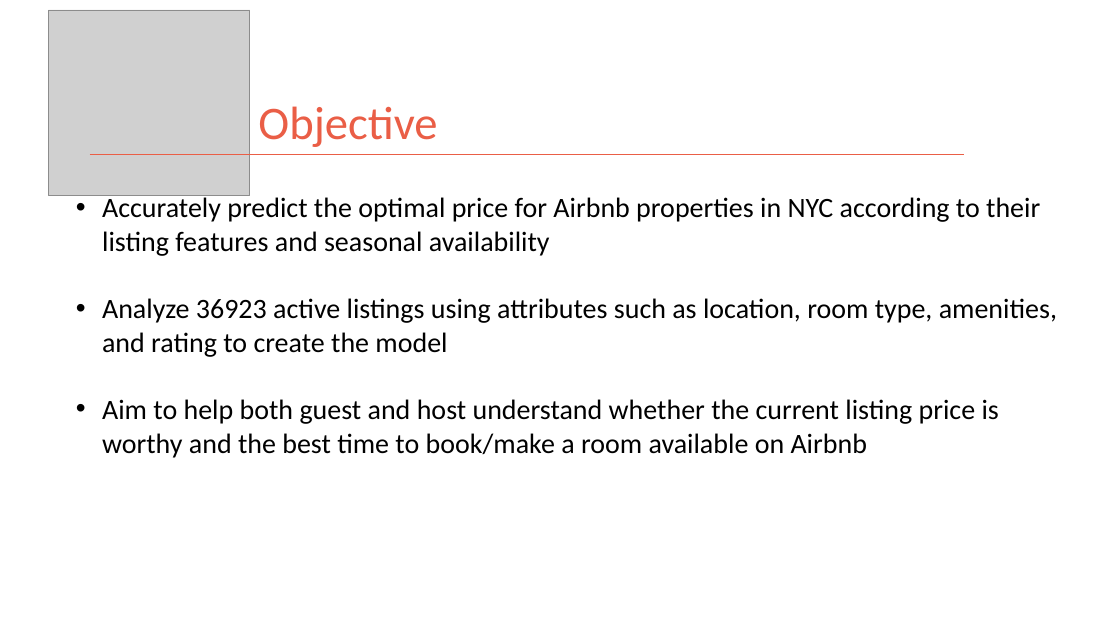
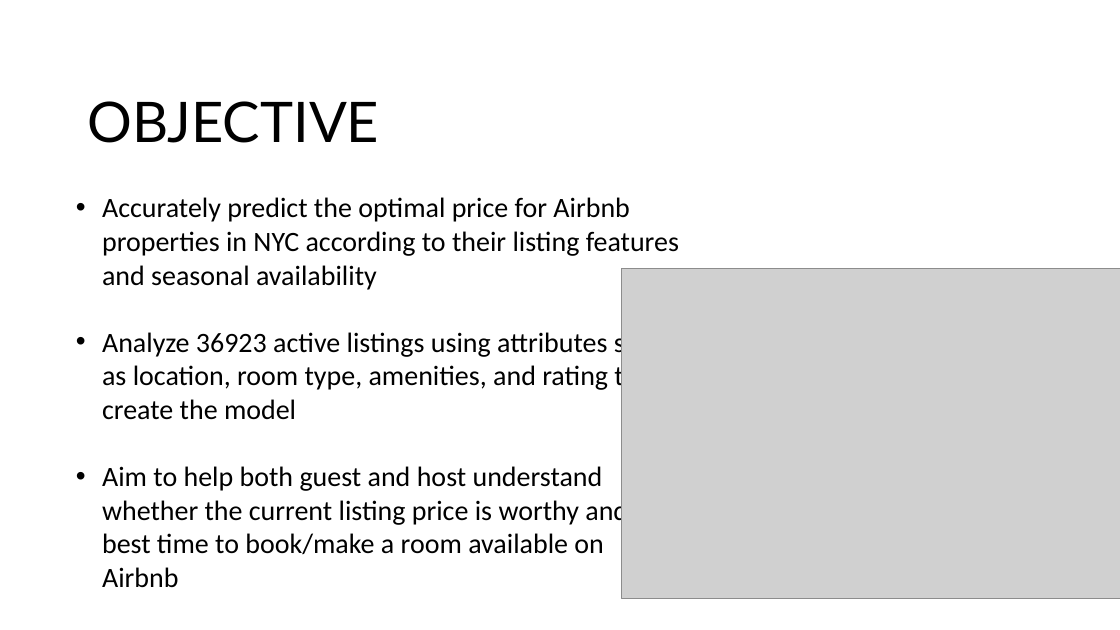
Before and after one commit to kman4/AirbnbPredictions, a slide deck: slide 3 of Airbnb Price Predictions (Model).pptx. Drawn at 1120x630 pixels with LibreOffice and Linux fonts; fonts in the diff are those of the drawing; grey boxes stand for pictures. Boxes give left, top, right and bottom in pixels: in the first picture for what was removed or moved away, otherwise in the second. Text is boxed around its words. In the diff, an @@ line names an element or a change of style, - is before the commit and + after.

```diff
--- a/Airbnb Price Predictions (Model).pptx
+++ b/Airbnb Price Predictions (Model).pptx
@@ picture removed at (49,10,250,196) @@
@@ title at (87,101,379,143): text changed; size 40 to 48 pt; font Calibri to Lato; text colour #EA5E46 to #000000 @@
-Objective
+OBJECTIVE
@@ line removed from (90, 155) to (965, 155) @@
@@ text "Accurately predict the optimal price ..." rewrapped from (102,194,1057,458) to (102,197,679,555) @@
@@ picture added at (621,268,1120,598) @@
```
Also in this commit, not shown: 3 other slides changed.
